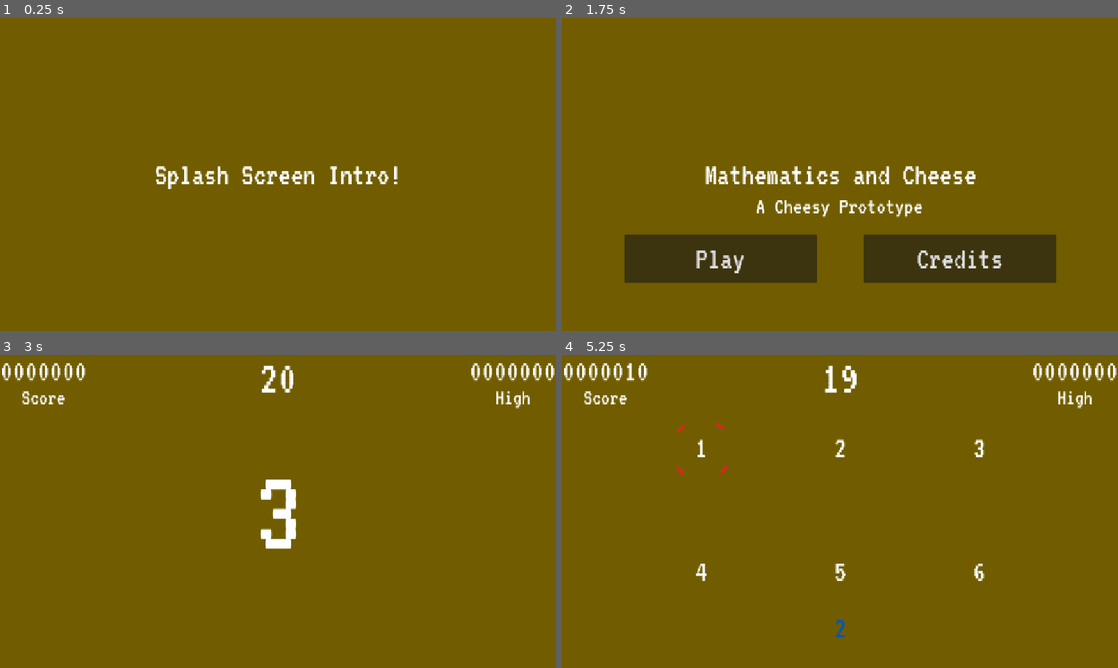
Above: before the commit, frames 1-4 (two rows, left to right).
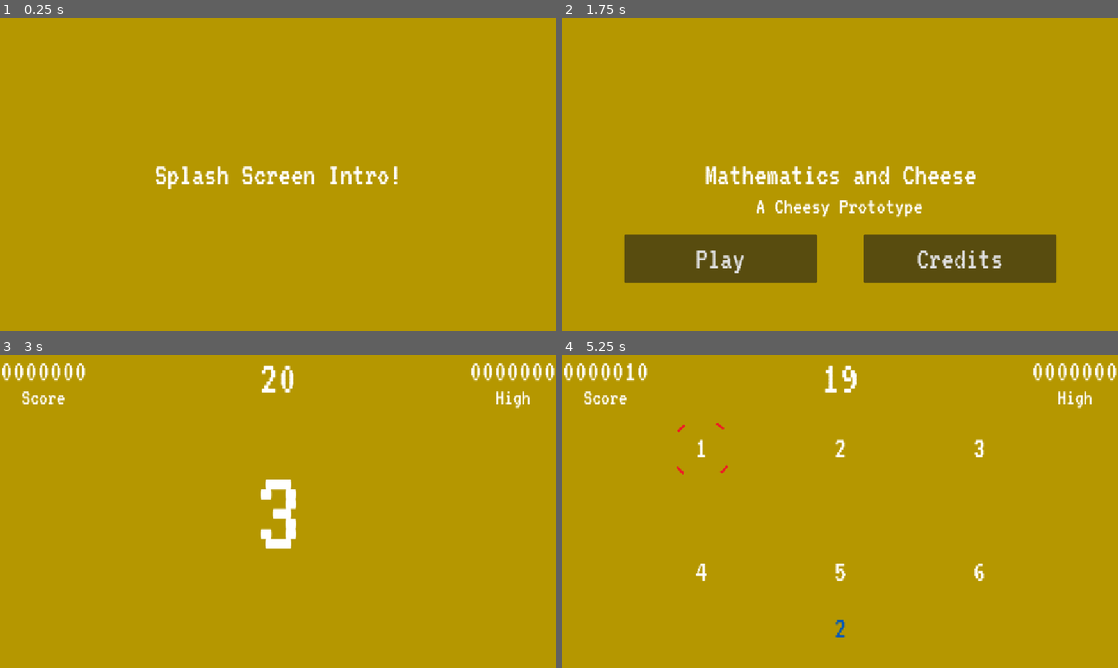
Above: after the commit, the same moments.

Repository: sdepouw/mathematics-and-cheese
Game: Godot game, scene res://Scenes/Root/root.tscn
Two runs of this game, one before a commit and one after it. Both use one fixed random seed, a clock stepped at 60 frames per second and the inputs below.
Inputs (mouse positions are in pixels of both pictures, inside the frame that each line leads up to):
- Up to frame 1 (0.25 s): no input
- Up to frame 2 (1.75 s): tap Enter at 0.5 s; move the mouse to (962, 158) at 0.52 s; hold D (move_right) 0.53-1.28 s; tap Space (fire) at 0.6, 1.25, 1.35 s; click (962, 158) at 0.67 s; move the mouse to (728, 190) at 1.27 s; hold S (move_down) from 1.28 s (still down)
- Up to frame 3 (3 s): release S (move_down) at 2 s; click "Play" at 2 s; tap Enter at 2.75 s; move the mouse to (333, 442) at 2.77 s; hold D (move_right) from 2.78 s (still down); tap Space (fire) at 2.85 s
- Up to frame 4 (5.25 s): tap Space (fire) at 3.5, 3.6, 4.35, 5.1 s; move the mouse to (812, 574) at 3.52 s; release D (move_right) at 3.53 s; hold W (move_up) 3.53-4.28 s; click (812, 574) at 3.67 s; move the mouse to (1006, 558) at 4.27 s; hold A (move_left) from 4.28 s (still down); tap Enter at 5 s; move the mouse to (673, 464) at 5.02 s

The runs differ from the first frame. In frame 1, 99% of the frame differs, in the area x 0-100%, y 0-100%; in frame 2, 98%; in frame 3, 98%; in frame 4, 99%.

Commit message:
Lighter background color
Background should be cheesier

Diff:
--- a/Game/Scenes/Root/root.tscn
+++ b/Game/Scenes/Root/root.tscn
@@ -12,7 +12,7 @@
 anchor_bottom = 1.0
 grow_horizontal = 2
 grow_vertical = 2
-color = Color(0.441889, 0.36456, 0, 1)
+color = Color(0.711566, 0.592268, 0, 1)
 
 [node name="SceneLoader" type="Node" parent="."]
 script = ExtResource("3_qw60k")
